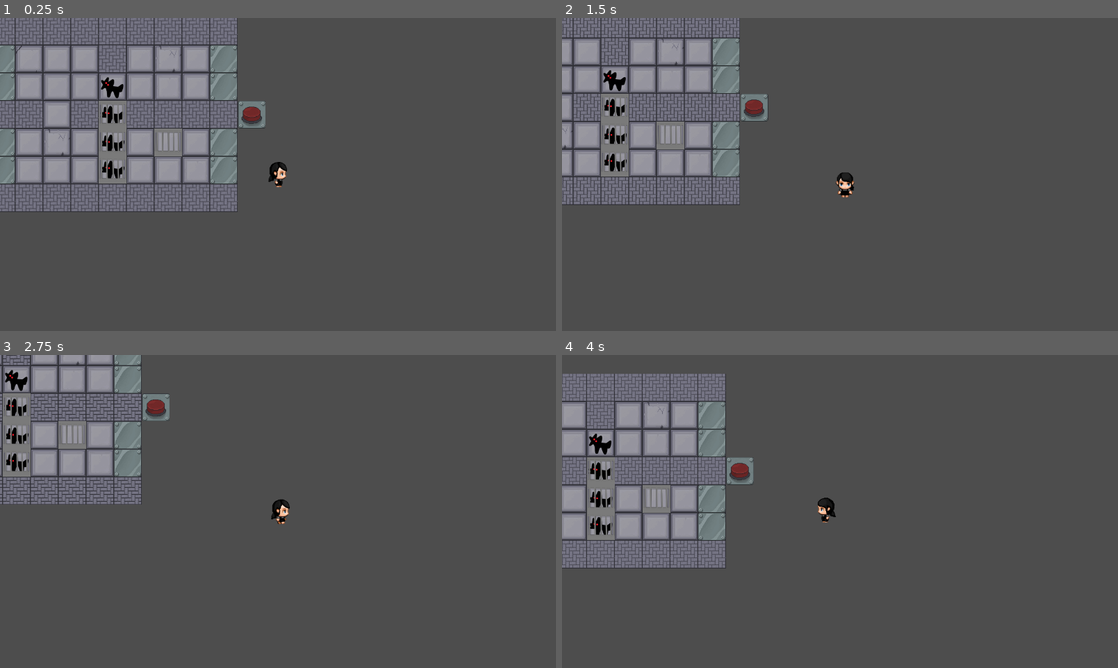
Above: before the commit, frames 1-4 (two rows, left to right).
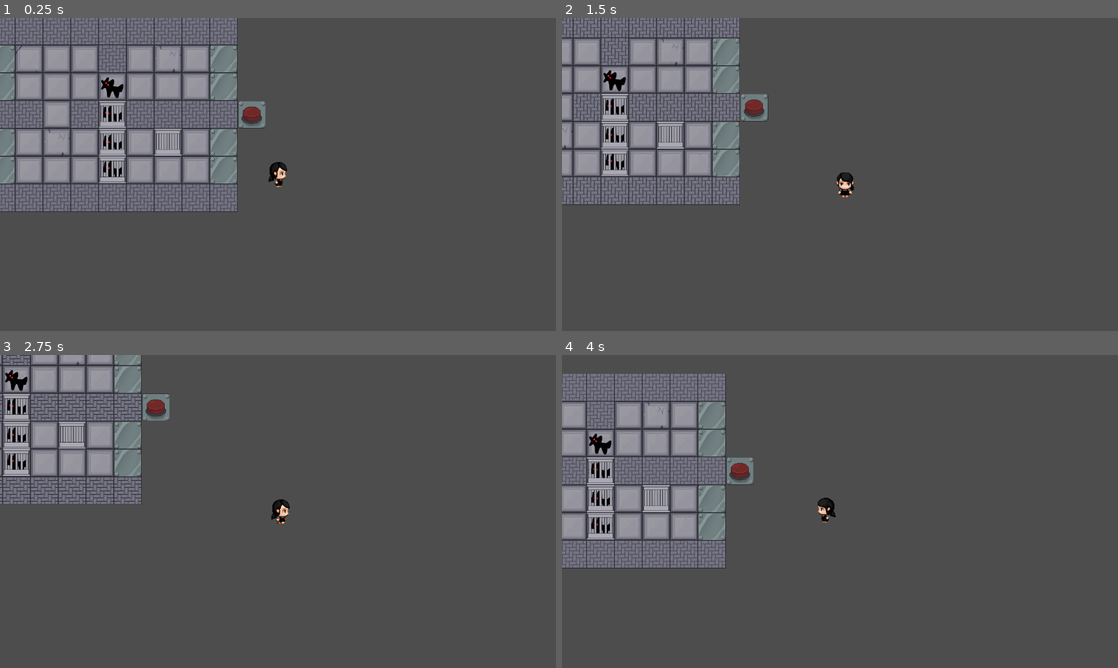
Above: after the commit, the same moments.

Repository: gracexuwt/gdc_jam
Game: Godot game, scene res://scenes/levels/level1.tscn
Same seed, same stepped clock (60 frames per second), same inputs: the game is played once before the commit and once after it. This scene is started directly instead of the project's main scene.
Inputs:
- Up to frame 1 (0.25 s): no input
- Up to frame 2 (1.5 s): tap Enter at 0.5 s; hold D (right) 0.53-1.28 s; hold S (down) from 1.28 s (still down)
- Up to frame 3 (2.75 s): release S (down) at 2.03 s; hold D (right) from 2.03 s (still down)
- Up to frame 4 (4 s): release D (right) at 2.78 s; hold W (up) 2.78-3.53 s; hold A (left) from 3.53 s (still down)

The runs differ from the first frame. In frame 1, 1.1% of the frame differs, in the area x 17-33%, y 26-53%; in frame 2, 1.2%; in frame 3, 1.2%; in frame 4, 1.2%, in the area x 4-20%, y 32-60%.

Commit message:
Added new tiles and titlescreen

Diff:
--- a/resources/tilemap.tscn
+++ b/resources/tilemap.tscn
@@ -1,16 +1,24 @@
-[gd_scene load_steps=23 format=3 uid="uid://csah85wttomxp"]
+[gd_scene load_steps=40 format=3 uid="uid://csah85wttomxp"]
 
 [ext_resource type="Texture2D" uid="uid://kb5y1x5eth5h" path="res://resources/tiles/walkable_wall.png" id="1_13jwf"]
 [ext_resource type="Texture2D" uid="uid://ctypmpk6ql6ch" path="res://resources/tiles/wall.png" id="1_qsl08"]
 [ext_resource type="Texture2D" uid="uid://dpon0my4u4bt2" path="res://resources/tiles/objects.png" id="2_obpwa"]
 [ext_resource type="Script" path="res://scripts/utility/tilemap.gd" id="3_6u4ka"]
+[ext_resource type="Texture2D" uid="uid://ceqav3l70e7te" path="res://resources/tiles/Wall_BottomLeft.png" id="3_jkadb"]
 [ext_resource type="Texture2D" uid="uid://dqey1wdkooord" path="res://resources/tiles/Stone floor (1).png" id="4_624mq"]
+[ext_resource type="Texture2D" uid="uid://daugig2fhpyxs" path="res://resources/tiles/Wall_bottomRight.png" id="4_udxf8"]
+[ext_resource type="Texture2D" uid="uid://dg623gl8sfpd5" path="res://resources/tiles/Wall_left.png" id="5_rg6um"]
 [ext_resource type="Texture2D" uid="uid://dqcg20pavy871" path="res://resources/tiles/Stone floor (2).png" id="5_xsj8x"]
+[ext_resource type="Texture2D" uid="uid://dhl846w18taxl" path="res://resources/tiles/Wall_right.png" id="6_macgv"]
 [ext_resource type="Texture2D" uid="uid://dhyvhqs0jrxe7" path="res://resources/tiles/Stone floor (3).png" id="6_t06tq"]
+[ext_resource type="Texture2D" uid="uid://cepty2xpu2acg" path="res://resources/tiles/Wall_top.png" id="7_1i4ly"]
 [ext_resource type="Texture2D" uid="uid://twf8amhtxwr6" path="res://resources/tiles/Stone floor (4).png" id="7_65bor"]
 [ext_resource type="Texture2D" uid="uid://c3bj6gd4cle2b" path="res://resources/tiles/Stone floor (5).png" id="8_3rowo"]
+[ext_resource type="Texture2D" uid="uid://n1vm6dk2bq4w" path="res://resources/tiles/Wall_TopLeft.png" id="8_laatm"]
 [ext_resource type="Texture2D" uid="uid://dpgbo0bq45nly" path="res://resources/tiles/Wall1.png" id="9_fffx2"]
+[ext_resource type="Texture2D" uid="uid://n3emlyw6qtce" path="res://resources/tiles/Wall_topRight.png" id="9_r13rb"]
 [ext_resource type="Texture2D" uid="uid://cfn6jnt7a5358" path="res://resources/tiles/Metal_plate.png" id="10_7wpti"]
+[ext_resource type="Texture2D" uid="uid://lkr6l85m2x46" path="res://resources/tiles/Table.png" id="11_yt7d1"]
 
 [sub_resource type="TileSetAtlasSource" id="TileSetAtlasSource_uavhh"]
 texture = ExtResource("1_13jwf")
@@ -24,6 +32,59 @@
 0:0/0 = 0
 0:0/0/physics_layer_0/polygon_0/points = PackedVector2Array(-32, -32, 32, -32, 32, 32, -32, 32)
 1:0/0 = 0
+
+[sub_resource type="TileSetAtlasSource" id="TileSetAtlasSource_6hyay"]
+texture = ExtResource("3_jkadb")
+texture_region_size = Vector2i(64, 64)
+0:0/0 = 0
+0:0/0/physics_layer_0/polygon_0/points = PackedVector2Array(-32, -32, -17.5, -32, -17.5, 32, -32, 32)
+
+[sub_resource type="TileSetAtlasSource" id="TileSetAtlasSource_jt70a"]
+texture = ExtResource("4_udxf8")
+texture_region_size = Vector2i(64, 64)
+0:0/0 = 0
+0:0/0/physics_layer_0/polygon_0/points = PackedVector2Array(14.5, -32, 32, -32, 32, 32, 17, 32)
+
+[sub_resource type="TileSetAtlasSource" id="TileSetAtlasSource_wawp0"]
+texture = ExtResource("5_rg6um")
+texture_region_size = Vector2i(64, 64)
+0:0/0 = 0
+0:0/0/physics_layer_0/polygon_0/points = PackedVector2Array(-32, -32, -18, -32, -16, 32, -32, 32)
+
+[sub_resource type="TileSetAtlasSource" id="TileSetAtlasSource_r4l2j"]
+texture = ExtResource("6_macgv")
+texture_region_size = Vector2i(64, 64)
+0:0/0 = 0
+0:0/0/physics_layer_0/polygon_0/points = PackedVector2Array(17.5, -32, 32, -32, 32, 32, 18, 32)
+
+[sub_resource type="TileSetAtlasSource" id="TileSetAtlasSource_5m7e5"]
+texture = ExtResource("7_1i4ly")
+texture_region_size = Vector2i(64, 64)
+0:0/0 = 0
+0:0/0/physics_layer_0/polygon_0/points = PackedVector2Array(-32, -32, -32, -19, 32, -17.5, 32, -32)
+
+[sub_resource type="TileSetAtlasSource" id="TileSetAtlasSource_r4kxa"]
+texture = ExtResource("8_laatm")
+texture_region_size = Vector2i(64, 64)
+0:0/0 = 0
+0:0/0/physics_layer_0/polygon_0/points = PackedVector2Array(-32, -32, 32, -32, 32, -16.5, -14, -17, -16, 32, -32, 32)
+
+[sub_resource type="TileSetAtlasSource" id="TileSetAtlasSource_26eyc"]
+texture = ExtResource("9_r13rb")
+texture_region_size = Vector2i(64, 64)
+0:0/0 = 0
+0:0/0/physics_layer_0/polygon_0/points = PackedVector2Array(-32, -32, -32, -18.5, 16, -15.5, 16.5, 32, 27, 32, 32, 32, 32, -32)
+
+[sub_resource type="TileSetAtlasSource" id="TileSetAtlasSource_fqkqk"]
+texture = ExtResource("8_3rowo")
+texture_region_size = Vector2i(64, 64)
+0:0/0 = 0
+
+[sub_resource type="TileSetAtlasSource" id="TileSetAtlasSource_4gfhp"]
+texture = ExtResource("11_yt7d1")
+texture_region_size = Vector2i(64, 64)
+0:0/0 = 0
+0:0/0/physics_layer_0/polygon_0/points = PackedVector2Array(-32, -32, 32, -32, 32, 32, -32, 32)
 
 [sub_resource type="TileSetAtlasSource" id="TileSetAtlasSource_ggs8j"]
 texture = ExtResource("2_obpwa")
@@ -84,6 +145,15 @@
 sources/7 = SubResource("TileSetAtlasSource_6asn7")
 sources/8 = SubResource("TileSetAtlasSource_dtegj")
 sources/9 = SubResource("TileSetAtlasSource_ukl44")
+sources/10 = SubResource("TileSetAtlasSource_6hyay")
+sources/11 = SubResource("TileSetAtlasSource_jt70a")
+sources/12 = SubResource("TileSetAtlasSource_wawp0")
+sources/13 = SubResource("TileSetAtlasSource_r4l2j")
+sources/14 = SubResource("TileSetAtlasSource_5m7e5")
+sources/15 = SubResource("TileSetAtlasSource_r4kxa")
+sources/16 = SubResource("TileSetAtlasSource_26eyc")
+sources/17 = SubResource("TileSetAtlasSource_fqkqk")
+sources/18 = SubResource("TileSetAtlasSource_4gfhp")
 
 [node name="Tilemap" type="TileMapLayer"]
 tile_set = SubResource("TileSet_757oy")
--- a/scenes/utilities/cage.tscn
+++ b/scenes/utilities/cage.tscn
@@ -1,7 +1,7 @@
 [gd_scene load_steps=8 format=3 uid="uid://d1w3khd6ed4n3"]
 
 [ext_resource type="Script" path="res://scenes/utilities/cage.gd" id="1_3oqkw"]
-[ext_resource type="Texture2D" uid="uid://c8565flvgpkeg" path="res://assets/art/objects/cage.png" id="1_bui86"]
+[ext_resource type="Texture2D" uid="uid://tcw8b8gswsca" path="res://resources/tiles/Cage.png" id="2_t70qo"]
 
 [sub_resource type="RectangleShape2D" id="RectangleShape2D_5pfkx"]
 size = Vector2(61, 60)
@@ -25,7 +25,7 @@
 script = ExtResource("1_3oqkw")
 
 [node name="Sprite2D" type="Sprite2D" parent="."]
-texture = ExtResource("1_bui86")
+texture = ExtResource("2_t70qo")
 
 [node name="CollisionShape2D" type="CollisionShape2D" parent="."]
 position = Vector2(0.5, 0)
Binary file added: assets/art/title/Inferno credits.png
Not shown, added: assets/art/title/Inferno credits.png.import
Binary file added: assets/art/title/Inferno exit.png
Not shown, added: assets/art/title/Inferno exit.png.import
Binary file added: assets/art/title/Inferno setting.png
Not shown, added: assets/art/title/Inferno setting.png.import
Binary file added: assets/art/title/Inferno start.png
Not shown, added: assets/art/title/Inferno start.png.import
Binary file added: assets/art/title/Title art summoners inferno.png
Not shown, added: assets/art/title/Title art summoners inferno.png.import
Binary file added: resources/tiles/Cage.png
Not shown, added: resources/tiles/Cage.png.import
(and 16 more such lines)
